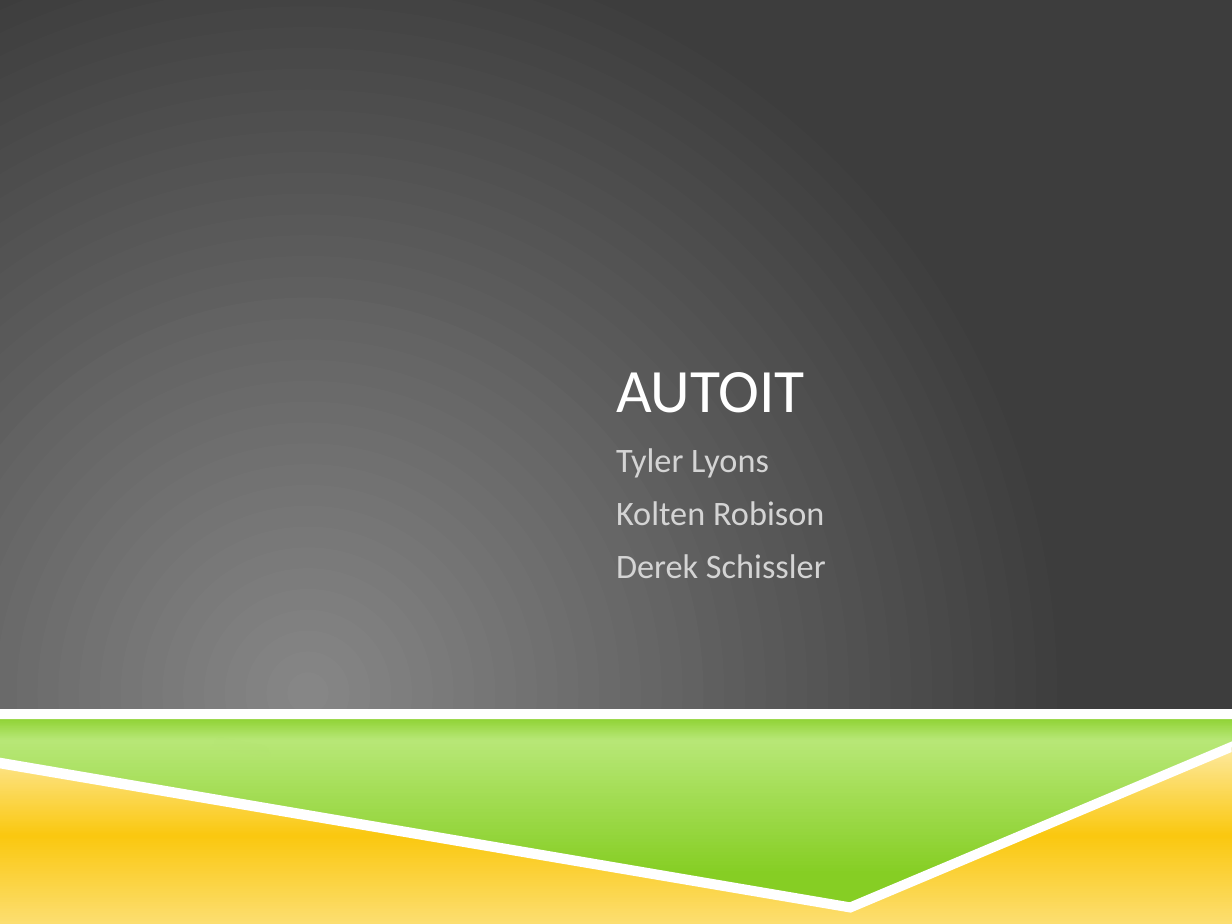
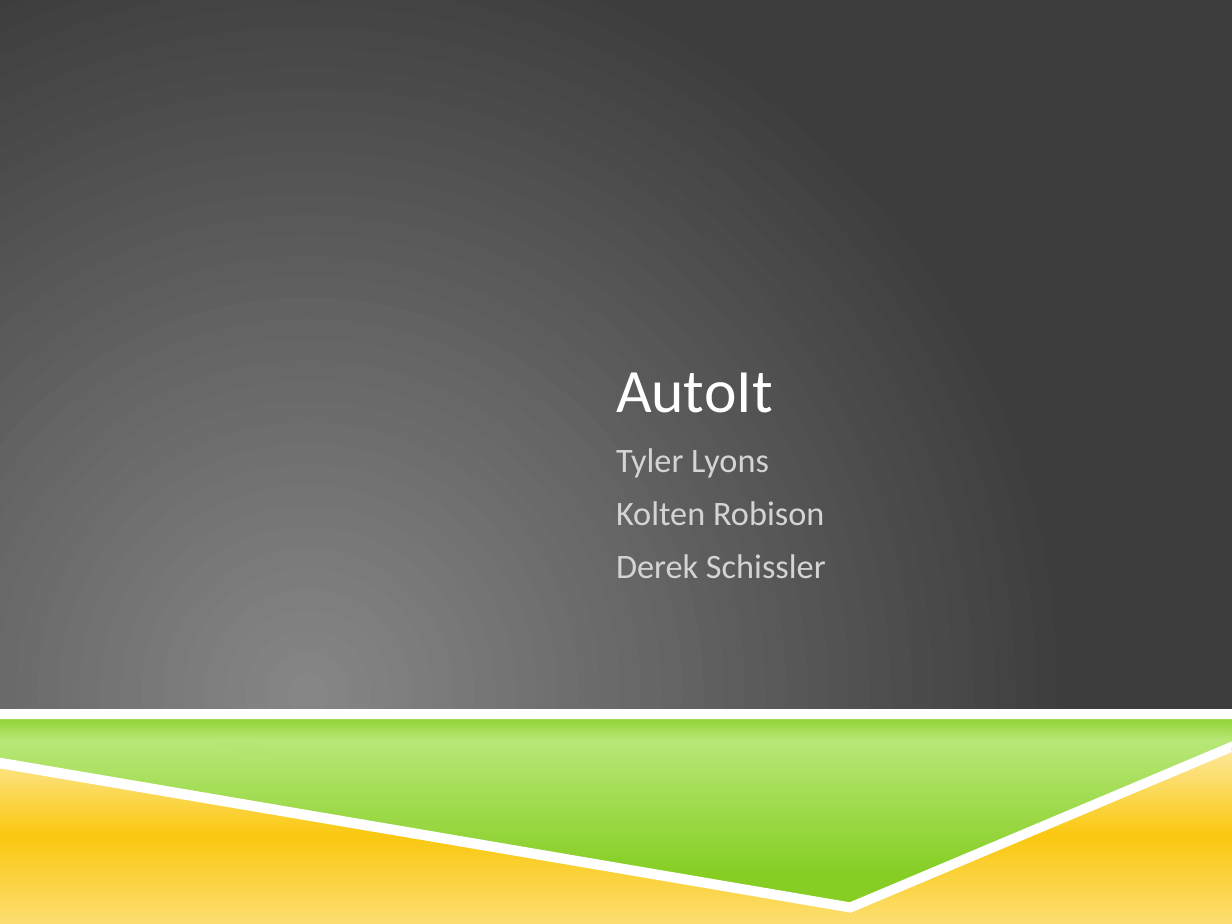
Before and after one commit to krobison/csci400_project, a slide deck: slide 1 of LanguageExplore.pptx. Drawn at 1232x924 pixels with LibreOffice and Linux fonts; fonts in the diff are those of the drawing; background and template pictures are left out. Boxes give left, top, right and bottom in pixels: in the first picture for what was removed or moved away, otherwise in the second. Text is boxed around its words. In the diff, an @@ line names an element or a change of style, - is before the commit and + after.

```diff
--- a/LanguageExplore.pptx
+++ b/LanguageExplore.pptx
@@ title at bbox=[616, 372, 773, 413]: text changed @@
-AUTOIT
+AutoIt
```
Also in this commit, not shown: 4 other slides changed, 3 slides added.
